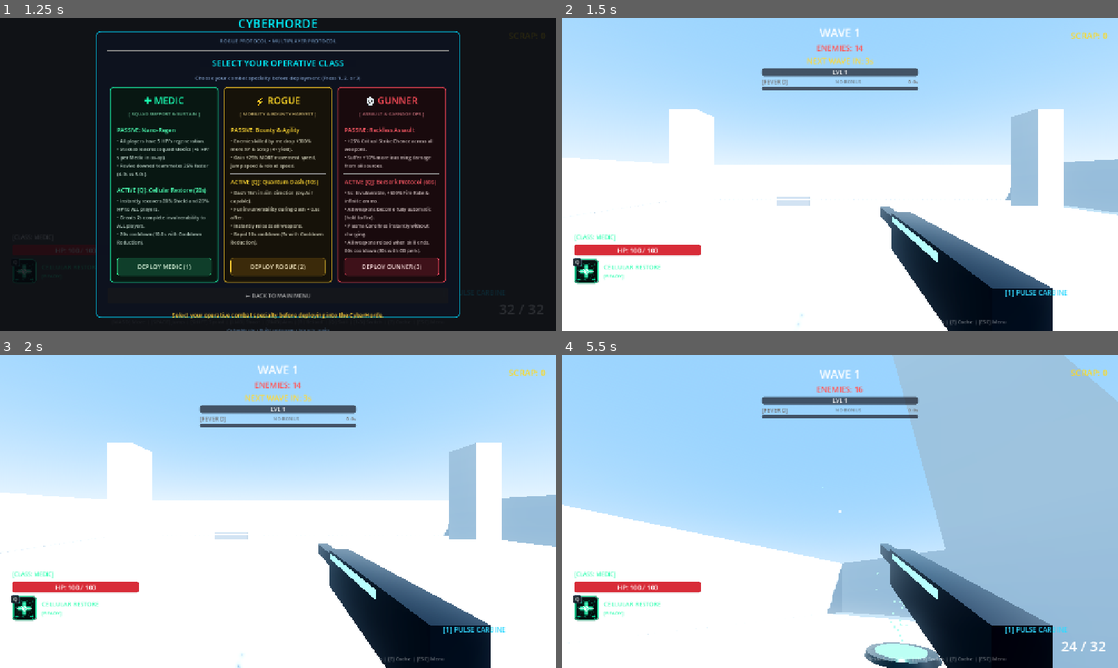
Above: before the commit, frames 1-4 (two rows, left to right).
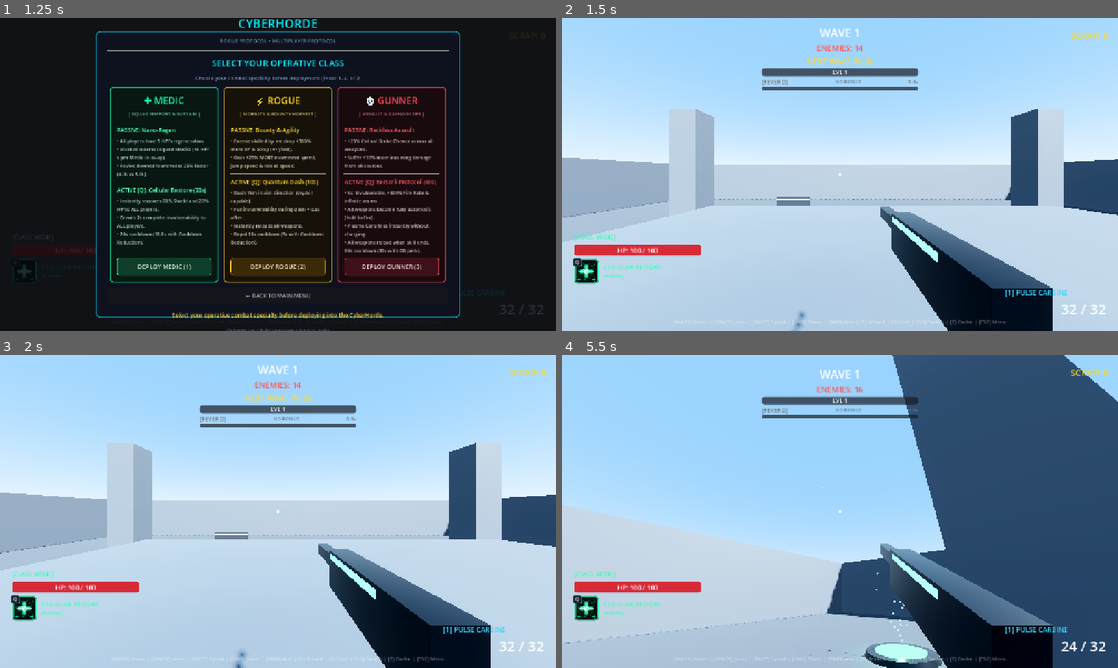
Above: after the commit, the same moments.

Repository: YuriSekaii/CyberHorde-FPS-Roguelike
Game: Godot game, scene res://scenes/main.tscn
Two runs of this game, one before a commit and one after it. Both use one fixed random seed, a clock stepped at 60 frames per second and the inputs below.
Inputs (mouse positions are in pixels of both pictures, inside the frame that each line leads up to):
- Up to frame 1 (1.25 s): click "🎮 SINGLE PLAYER (SOLO)" at 0.5 s
- Up to frame 2 (1.5 s): click "DEPLOY MEDIC (1)" at 1.25 s
- Up to frame 3 (2 s): no input
- Up to frame 4 (5.5 s): tap Enter at 2 s; move the mouse to (867, 511) at 2.02 s; hold Right mouse button (aim) 2.03-2.78 s; hold W (move_forward) from 2.03 s (still down); click (867, 511) at 2.17 s; tap Space (jump) at 2.27, 2.57, 3.02, 3.32, 4.52, 4.82, 5.27 s; move the mouse to (812, 511) at 2.77 s; tap E (interact) at 2.85 s; move the mouse to (851, 505) at 3.52 s; press the mouse at (851, 505) at 3.53 s; move the mouse to (834, 517) at 4.27 s; release the mouse at (834, 517) at 4.28 s; tap Shift (sprint) at 4.35 s; click (834, 517) at 4.42 s; move the mouse to (878, 514) at 5.02 s; hold F8 (toggle_dmg_numbers) from 5.03 s (still down)

Frame 1 is identical in both runs. In frame 2, 49% of the frame differs, in the area x 0-100%, y 29-100%; in frame 3, 49%; in frame 4, 53%, in the area x 0-100%, y 0-100%.

Commit message:
style: matte slate-grey arena palette instead of near-white
Floor, walls, center platform and cover use darker, low-metallic slate
tones so the arena is easier on the eyes and enemies/pickups pop.

Co-Authored-By: Claude Opus 5.5 <noreply@anthropic.com>

Diff:
--- a/scenes/world/arena.tscn
+++ b/scenes/world/arena.tscn
@@ -30,9 +30,8 @@
 glow_blend_mode = 1
 
 [sub_resource type="StandardMaterial3D" id="StandardMaterial3D_floor"]
-albedo_color = Color(0.78, 0.82, 0.87, 1)
-metallic = 0.15
-roughness = 0.55
+albedo_color = Color(0.18, 0.20, 0.24, 1)
+roughness = 0.85
 
 [sub_resource type="BoxMesh" id="BoxMesh_floor"]
 material = SubResource("StandardMaterial3D_floor")
@@ -42,9 +41,9 @@
 size = Vector3(80, 1, 80)
 
 [sub_resource type="StandardMaterial3D" id="StandardMaterial3D_wall"]
-albedo_color = Color(0.70, 0.74, 0.79, 1)
-metallic = 0.2
-roughness = 0.5
+albedo_color = Color(0.28, 0.31, 0.36, 1)
+metallic = 0.1
+roughness = 0.7
 
 [sub_resource type="BoxMesh" id="BoxMesh_wall_z"]
 material = SubResource("StandardMaterial3D_wall")
@@ -70,9 +69,9 @@
 size = Vector3(82, 2, 82)
 
 [sub_resource type="StandardMaterial3D" id="StandardMaterial3D_platform"]
-albedo_color = Color(0.58, 0.64, 0.71, 1)
-metallic = 0.25
-roughness = 0.45
+albedo_color = Color(0.23, 0.26, 0.31, 1)
+metallic = 0.1
+roughness = 0.7
 
 [sub_resource type="BoxMesh" id="BoxMesh_platform"]
 material = SubResource("StandardMaterial3D_platform")
@@ -89,9 +88,9 @@
 size = Vector3(2.5, 12, 2.5)
 
 [sub_resource type="StandardMaterial3D" id="StandardMaterial3D_cover"]
-albedo_color = Color(0.36, 0.40, 0.47, 1)
-metallic = 0.35
-roughness = 0.45
+albedo_color = Color(0.14, 0.16, 0.20, 1)
+metallic = 0.2
+roughness = 0.6
 
 [sub_resource type="StandardMaterial3D" id="StandardMaterial3D_trim_cyan"]
 albedo_color = Color(0.2, 0.9, 1, 1)
Not shown, changed: README.md
